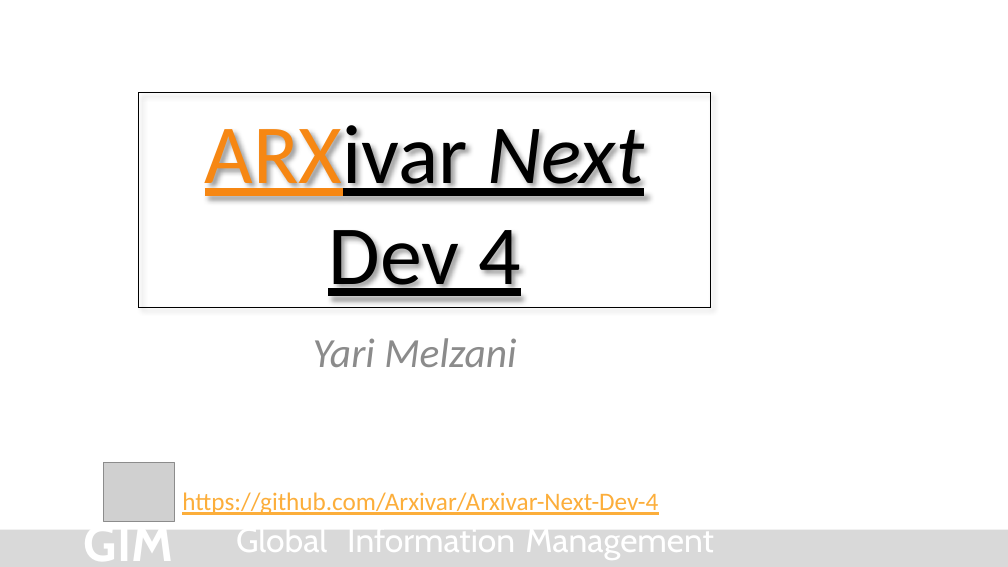
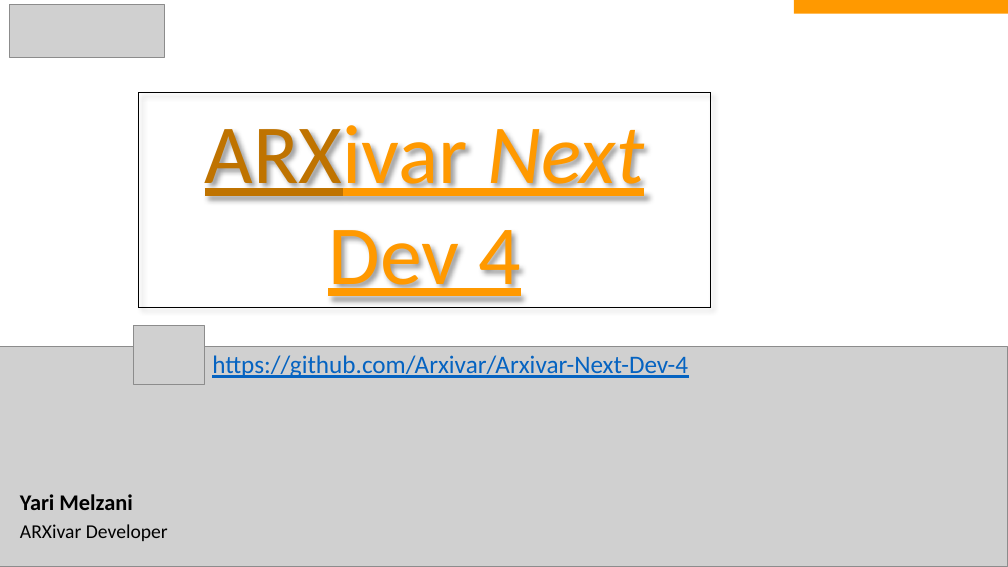
Before and after one commit to Arxivar/Arxivar-Next-Dev-4, a slide deck: slide 1 of doc/ARXDev4.pptx. Drawn at 1008x567 pixels with LibreOffice and Linux fonts; fonts in the diff are those of the drawing; grey boxes stand for pictures; background and template pictures are left out. Boxes give left, top, right and bottom in pixels: in the first picture for what was removed or moved away, otherwise in the second. Text is boxed around its words. In the diff, an @@ line names an element or a change of style, - is before the commit and + after.

```diff
--- a/doc/ARXDev4.pptx
+++ b/doc/ARXDev4.pptx
@@ picture added at [10,4,165,57] @@
@@ rectangle added at [794,0,1008,14], fill #FF9900 @@
@@ title "ARXivar Next Dev 4" at [139,93,711,307]: text colour #F68713 to #BF7300 in "ARXivar"; text colour #000000 to #FF9900 in "ARXivar Next Dev 4" @@
@@ picture: place and size @@
-picture at [103,463,174,522]
+picture at [133,326,205,385]
@@ picture added at [0,347,1008,566] @@
@@ text "https://github.com/Arxivar/Arxivar-Next-Dev-4": place and size @@
-text "https://github.com/Arxivar/Arxivar-Next-Dev-4" at [182,492,658,515]
+text "https://github.com/Arxivar/Arxivar-Next-Dev-4" at [212,355,688,378]
@@ text "https://github.com/Arxivar/Arxivar-Next-Dev-4" at [212,355,688,378]: text colour #FCAE3B to #0563C1 @@
@@ subtitle removed at [313,338,516,367] @@
-Yari Melzani
@@ text added at [20,494,168,541], 14 pt, text #000000 @@
+Yari Melzani
+ARXivar Developer
@@ text removed at [84,518,173,522] @@
-GIM
@@ text removed at [236,520,327,561] @@
-Global
@@ text removed at [347,520,515,561] @@
-Information
@@ text removed at [525,520,714,561] @@
-Management
@@ rectangle: place and size @@
-rectangle at [0,529,1008,566]
+rectangle at [0,553,1008,567]
@@ rectangle at [0,553,1008,567]: fill #D9D9D9 to #FF9900 @@
```
Also in this commit, not shown: 4 other slides changed.
